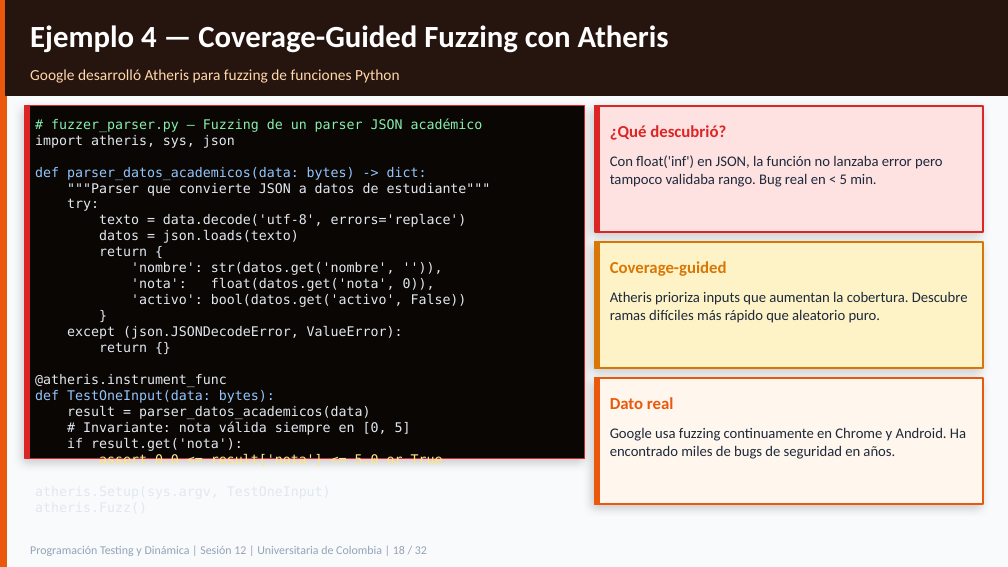
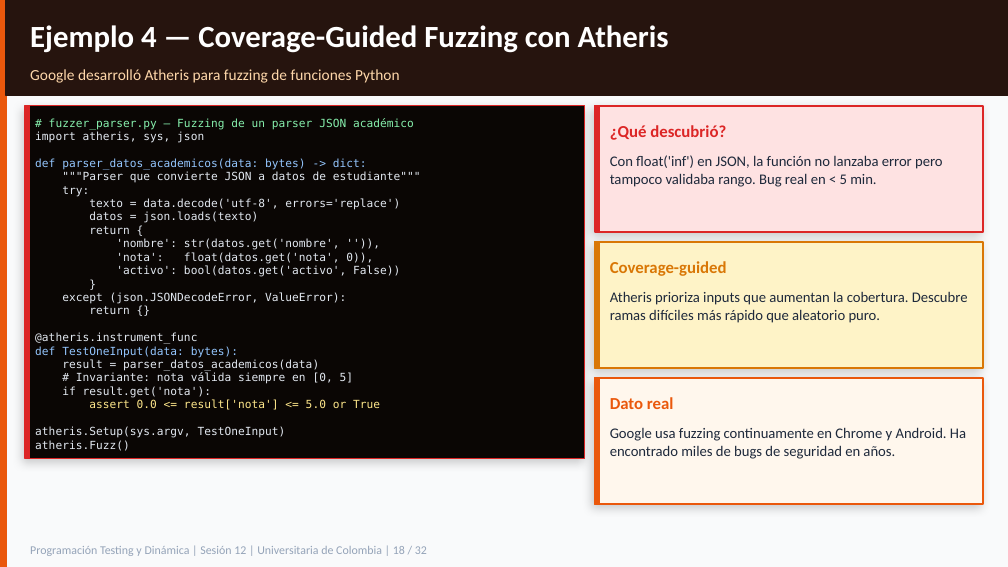
Before and after one commit to sergioburbano05/Universitaria_de_colombia, a slide deck: slide 18 of PRUEBAS DE SOFTWARE/clase_12/S12_ProgramacionTestingDinamica.pptx. Drawn at 1008x567 pixels with LibreOffice and Linux fonts; fonts in the diff are those of the drawing. Boxes give left, top, right and bottom in pixels: in the first picture for what was removed or moved away, otherwise in the second. Text is boxed around its words. In the diff, an @@ line names an element or a change of style, - is before the commit and + after.

```diff
--- a/PRUEBAS DE SOFTWARE/clase_12/S12_ProgramacionTestingDinamica.pptx
+++ b/PRUEBAS DE SOFTWARE/clase_12/S12_ProgramacionTestingDinamica.pptx
@@ text "# fuzzer_parser.py — Fuzzing de ..." at bbox=[35, 118, 421, 451]: size 9.5 to 8 pt @@
```
Also in this commit, not shown: 15 other slides changed.
